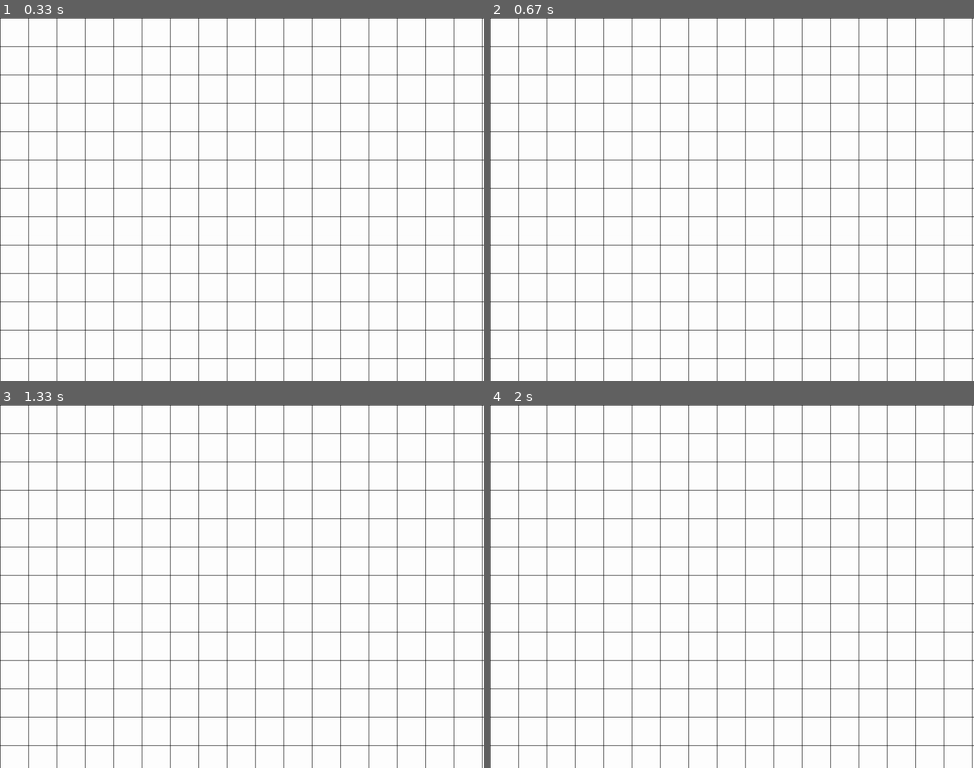
Above: before the commit, frames 1-4 (two rows, left to right).
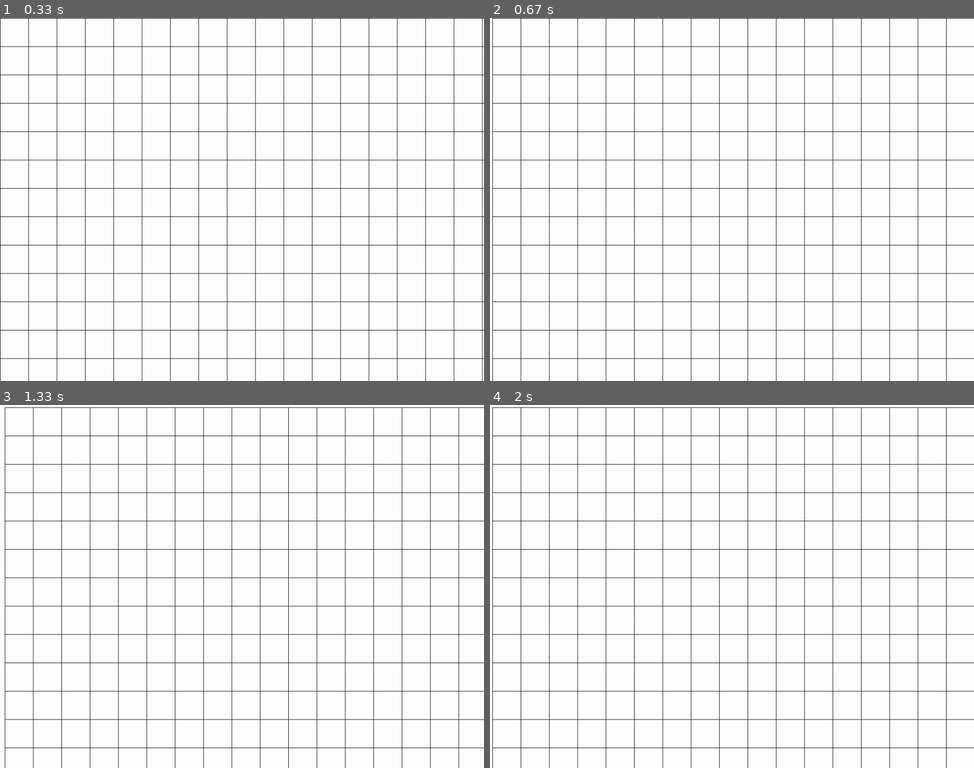
Above: after the commit, the same moments.

Repository: bakineugene/pygame_experiments
Game: pygame game, started from pygame0001.py
The game is run twice, just before and just after one commit, with the same random seed, the same clock (stepped at 60 frames per second) and the same inputs.
Inputs:
- Up to frame 1 (0.33 s): no input
- Up to frame 2 (0.67 s): hold Right from 0.33 s (still down)
- Up to frame 3 (1.33 s): release Right at 0.8 s; hold Up 0.83-1.13 s; hold Right from 1.17 s (still down)
- Up to frame 4 (2 s): release Right at 1.63 s; hold Left from 1.67 s (still down)

Frame 1 is identical in both runs. In frame 2, 6.5% of the frame differs, in the area x 0-100%, y 0-100%; in frame 3, 13%; in frame 4, 13%.

Commit message:
simple scroll

Diff:
--- a/pygame0001.py
+++ b/pygame0001.py
@@ -31,7 +31,9 @@
 
     def __init__(self):
         self.is_running = True
-        self.timer = 1
+
+        self.scroll_left = 0
+        self.scroll_up = 0
 
         pygame.init()
 
@@ -41,16 +43,15 @@
         self.background.fill(COLOR_WHITE)
         self.background = self.background.convert()
 
-        self.grid = pygame.Surface(self.screen.get_size())
+        self.grid = pygame.Surface((6000, 6000))
         self.grid.fill(COLOR_WHITE)
         draw_grid(self.grid)
 
         self.grid = self.grid.convert_alpha()
 
     def draw(self):
-        self.timer = self.timer + 1
         self.screen.blit(self.background, POSITION_ZERO)
-        self.screen.blit(self.grid, POSITION_ZERO)
+        self.screen.blit(self.grid, (POSITION_ZERO[0] + self.scroll_left, POSITION_ZERO[1] + self.scroll_up))
         pygame.display.flip()
 
     def start(self):
@@ -58,7 +59,19 @@
             for event in pygame.event.get():
                 handle_events_debug(event, game)
                 handle_events_quit(event, game)
+                self.handle_grid_scroll(event)
             game.draw()
+
+    def handle_grid_scroll(self, event):
+        if event.type == pygame.KEYDOWN:
+            if event.key == pygame.K_RIGHT:
+                self.scroll_left = self.scroll_left + 5
+            if event.key == pygame.K_LEFT:
+                self.scroll_left = self.scroll_left - 5
+            if event.key == pygame.K_UP:
+                self.scroll_up = self.scroll_up + 5
+            if event.key == pygame.K_DOWN:
+                self.scroll_up = self.scroll_up - 5
 
 game = Game()
 game.start()
